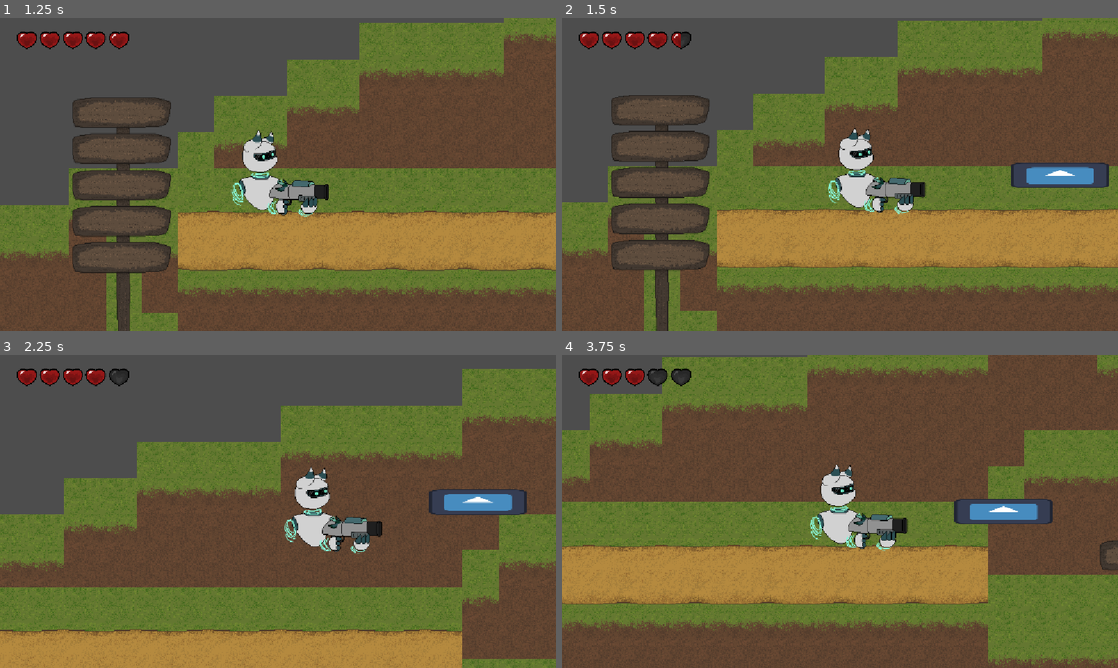
Above: before the commit, frames 1-4 (two rows, left to right).
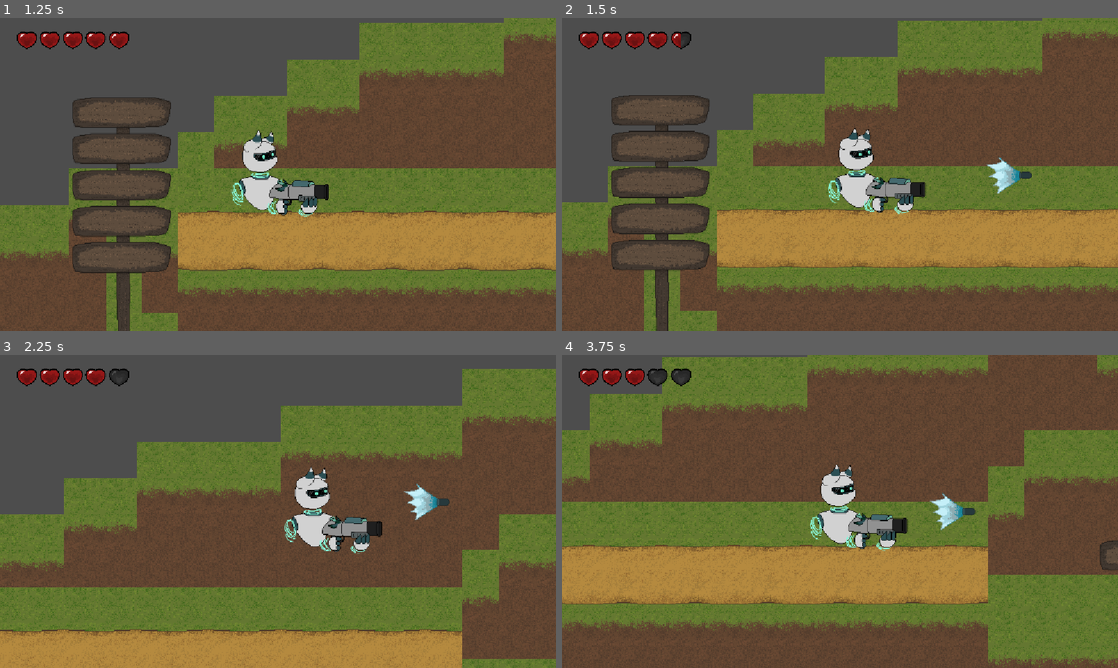
Above: after the commit, the same moments.

Repository: Dekoder-py/DaydreamProject
Game: Godot game, scene res://scenes/start_menu.tscn
Two runs of this game, one before a commit and one after it. Both use one fixed random seed, a clock stepped at 60 frames per second and the inputs below. The engine's default icon, where the game draws it, is replaced by a stand-in: a white triangle on a blue panel in a dark square. Sound files missing from this copy of the repository are replaced by a short silence.
Inputs:
- Up to frame 1 (1.25 s): click "Start!" at 0.5 s
- Up to frame 2 (1.5 s): tap Enter (shoot) at 1.25, 1.35 s; hold D (right) from 1.28 s (still down)
- Up to frame 3 (2.25 s): keep holding D (right); tap W (jump) at 1.52 s; tap Enter (shoot) at 2.1 s
- Up to frame 4 (3.75 s): tap W (jump) at 2.27 s; release D (right) at 2.78 s; hold A (left) 2.78-3.53 s; tap Enter (shoot) at 2.85, 3.6 s; hold D (right) from 3.53 s (still down)

Frame 1 is identical in both runs. In frame 2, 1.7% of the frame differs, in the area x 76-99%, y 44-57%; in frame 3, 1.7%, in the area x 72-95%, y 41-53%; in frame 4, 1.7%.

Commit message:
update bullet

Diff:
--- a/scenes/bullet.tscn
+++ b/scenes/bullet.tscn
@@ -1,13 +1,12 @@
 [gd_scene load_steps=4 format=3 uid="uid://cicicymixxwo5"]
 
-[ext_resource type="Texture2D" uid="uid://cj3ych3woygbm" path="res://icon.svg" id="1_y25gk"]
+[ext_resource type="Texture2D" uid="uid://chijh0jjk3w6p" path="res://assets/bullet.png" id="1_y25gk"]
 [ext_resource type="Script" uid="uid://1x5rb3n2fgx3" path="res://scripts/bullet.gd" id="2_eoqba"]
 
 [sub_resource type="RectangleShape2D" id="RectangleShape2D_y25gk"]
-size = Vector2(126.11764, 117.02858)
+size = Vector2(25, 17)
 
 [node name="Bullet" type="Sprite2D"]
-scale = Vector2(1.0625, 0.27343747)
 texture = ExtResource("1_y25gk")
 script = ExtResource("2_eoqba")
 
@@ -18,6 +17,7 @@
 collision_mask = 4
 
 [node name="CollisionShape2D" type="CollisionShape2D" parent="Area2D"]
+position = Vector2(19.5, 0.5)
 scale = Vector2(0.99999994, 0.99999994)
 shape = SubResource("RectangleShape2D_y25gk")
 
--- a/scripts/player.gd
+++ b/scripts/player.gd
@@ -25,7 +25,7 @@
 
 func shoot(direction):
 	var bullet = BULLET.instantiate()
-	bullet.position = position + Vector2(150 * direction, 0)
+	bullet.position = position + Vector2(80 * direction, 0)
 	bullet.direction = direction
 	get_parent().add_child(bullet)
 
Not shown, added: assets/bullet.png.import
